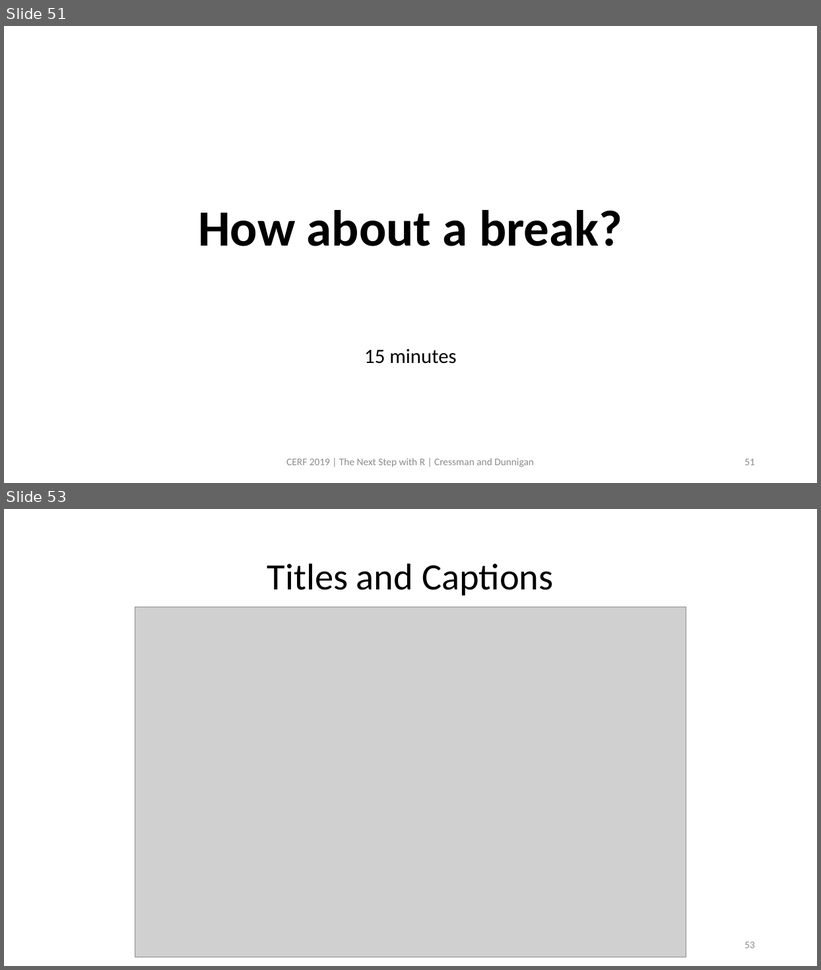
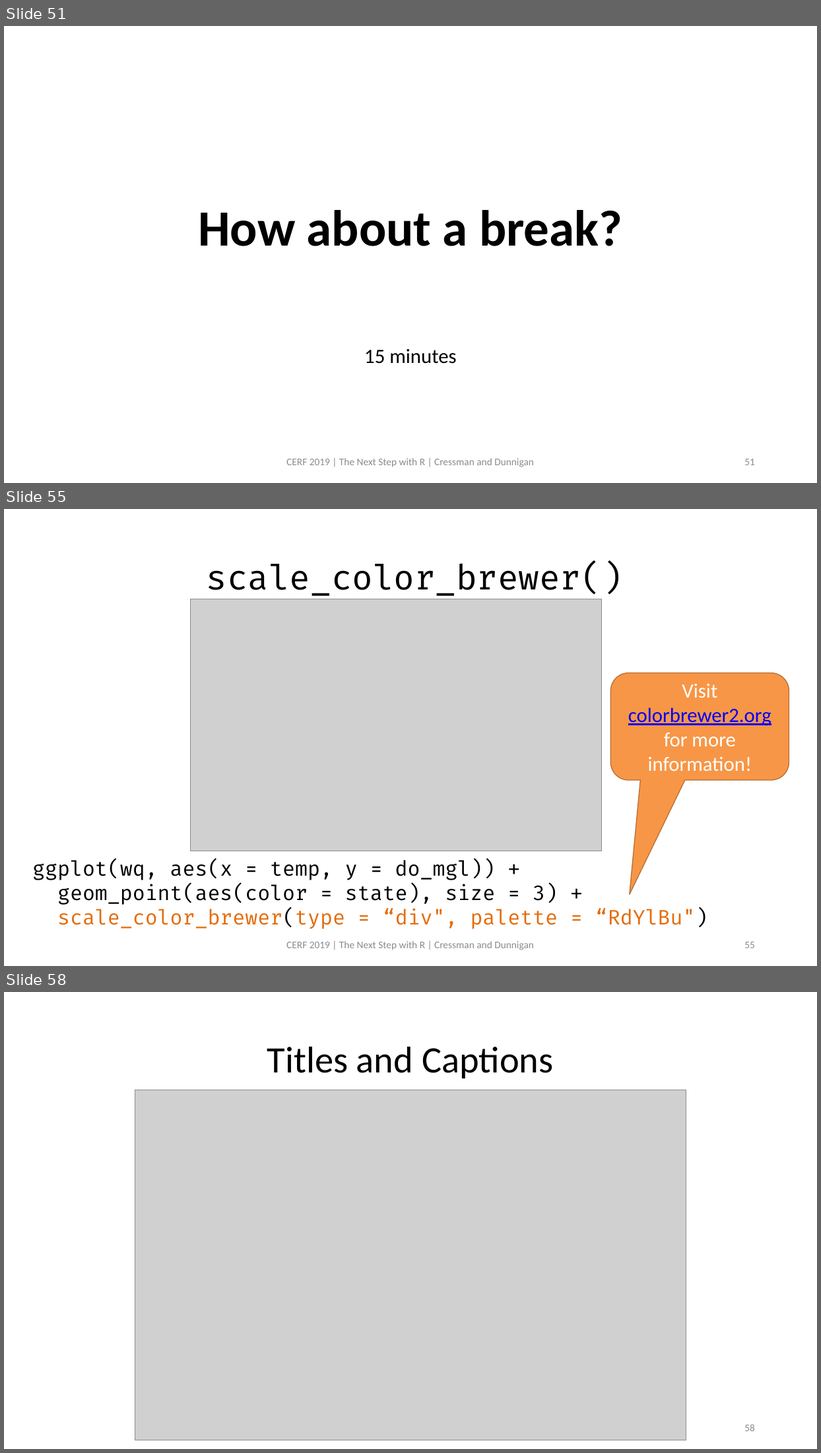
Before and after one commit to swmpkim/2019_CERF, a slide deck: slides/01_Visualize.pptx. Shown one above the other, each under a label of ours: slides 51 and 53 before the commit, slides 51, 55 and 58 after it; the slides between them are not shown. The pictures are 821x970 and 821x1453 pixels, drawn with LibreOffice and Linux fonts; fonts in the diff are those of the drawing; grey boxes stand for pictures. Boxes give left, top, right and bottom in pixels: in the first picture for what was removed or moved away, otherwise in the second. Text is boxed around its words. In the diff, an @@ line names an element or a change of style, - is before the commit and + after.

```diff
--- a/slides/01_Visualize.pptx
+++ b/slides/01_Visualize.pptx
@@ slide 55 added at bbox=[4, 509, 817, 966], background #FFFFFF @@
@@ title added at bbox=[207, 562, 623, 596], 40 pt, text #000000 @@
+scale_color_brewer()
@@ picture added at bbox=[191, 599, 602, 851] @@
@@ rounded speech box added at bbox=[611, 673, 789, 780], fill #F79646, outline #B76F34 1 pt, 24 pt, text #FFFFFF @@
+Visit colorbrewer2.org for more information!
@@ text added at bbox=[32, 859, 708, 929], 24 pt, text #000000 @@
+ggplot(wq, aes(x = temp, y = do_mgl)) +
+geom_point(aes(color = state), size = 3) +
+scale_color_brewer(type = “div", palette = “RdYlBu")
@@ text added at bbox=[286, 941, 534, 951], 12 pt, text #8C8C8C @@
+CERF 2019 | The Next Step with R | Cressman and Dunnigan
@@ page number added at bbox=[745, 942, 755, 949], 12 pt, text #8C8C8C @@
+55
@@ what was slide 53 is now slide 58 @@
@@ page number at bbox=[745, 1424, 755, 1432]: text changed @@
-53
+58
```
Also in this commit, not shown: 10 slides changed, 9 other slides added.
